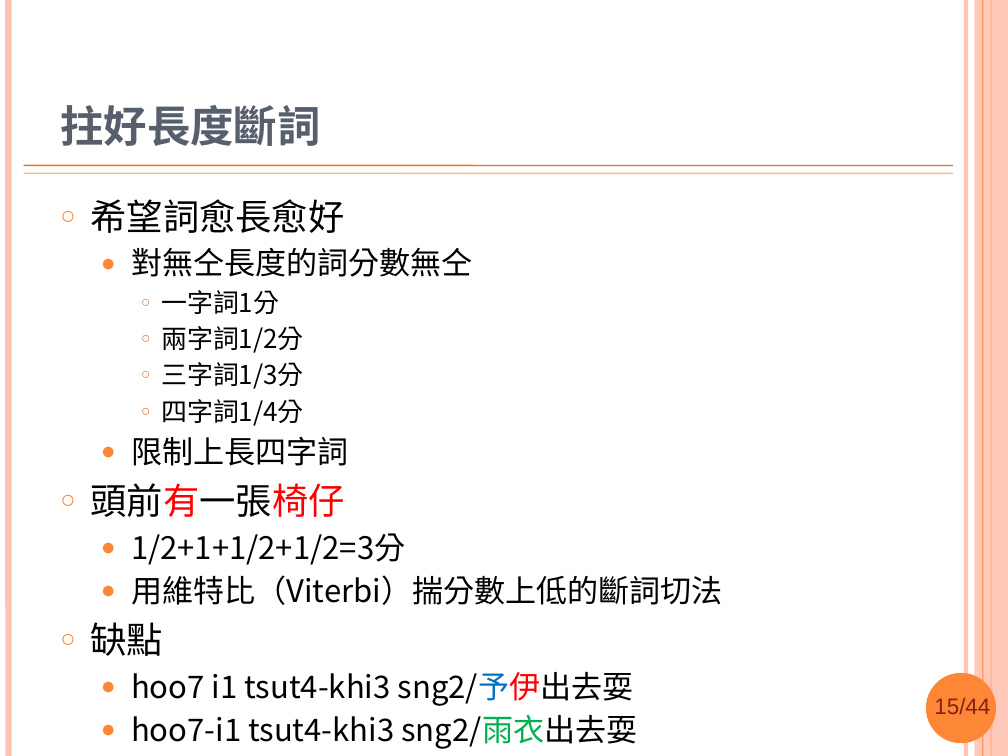
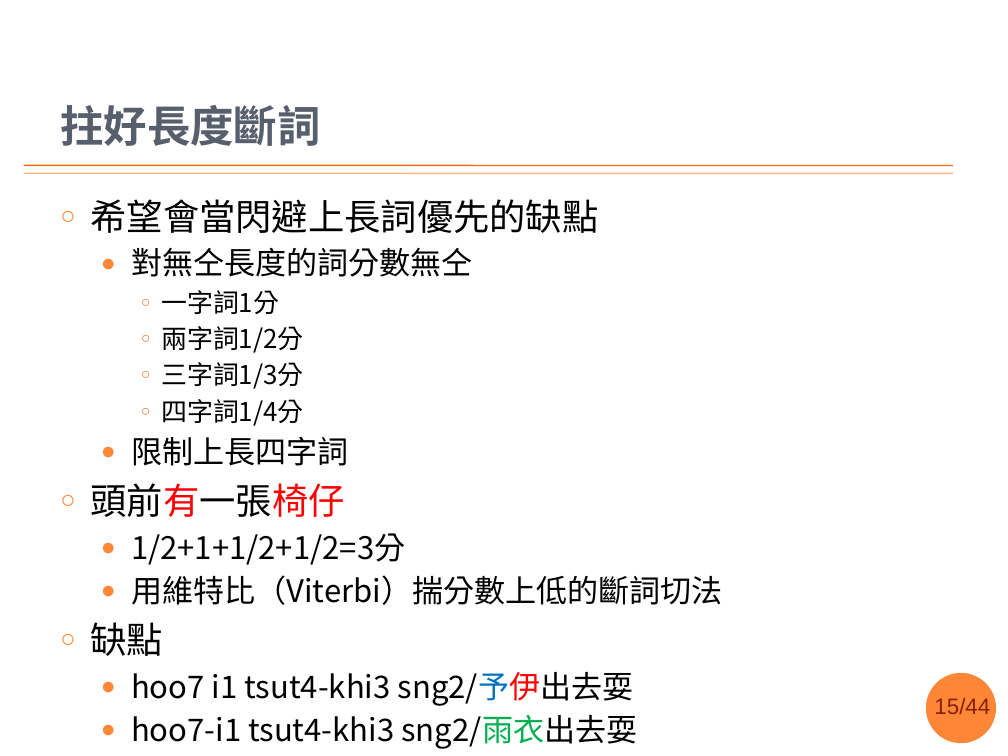
Before and after one commit to sih4sing5hong5/po3-ko3_tau5-iann2-phinn3, a slide deck: slide 15 of 翻譯報告.pptx. Drawn at 1008x756 pixels with LibreOffice and Linux fonts; fonts in the diff are those of the drawing; background and template pictures are left out. Boxes give left, top, right and bottom in pixels: in the first picture for what was removed or moved away, otherwise in the second. Text is boxed around its words. In the diff, an @@ line names an element or a change of style, - is before the commit and + after.

```diff
--- a/翻譯報告.pptx
+++ b/翻譯報告.pptx
@@ line removed from (8, 0) to (8, 756) @@
@@ line removed from (966, 0) to (966, 756) @@
@@ rectangle removed at bbox=[975, 0, 1008, 756] @@
@@ line removed from (983, 0) to (983, 756) @@
@@ line removed from (991, 0) to (991, 756) @@
@@ text at bbox=[91, 199, 599, 233]: text changed @@
-○ 希望詞愈長愈好
+○ 希望會當閃避上長詞優先的缺點
```
Also in this commit, not shown: 54 other slides changed, 3 slides added, 5 slides removed.
